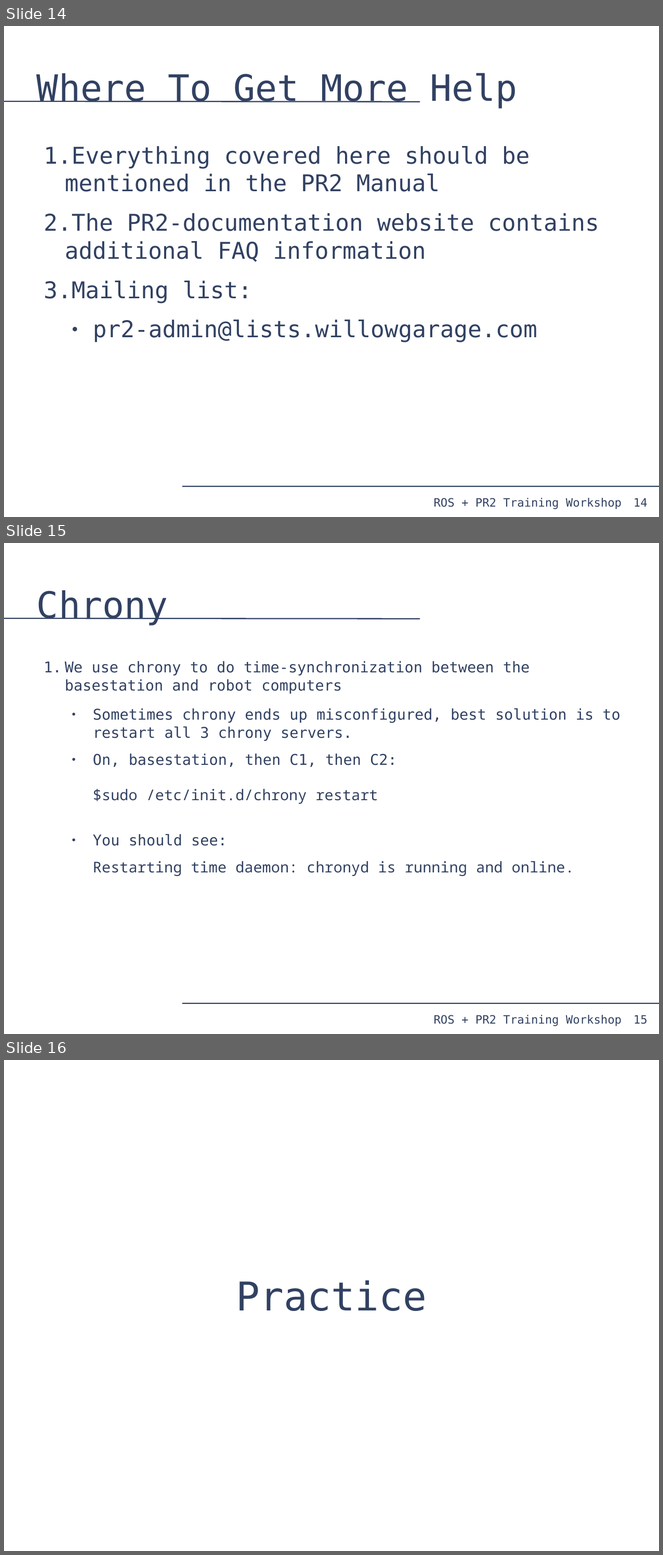
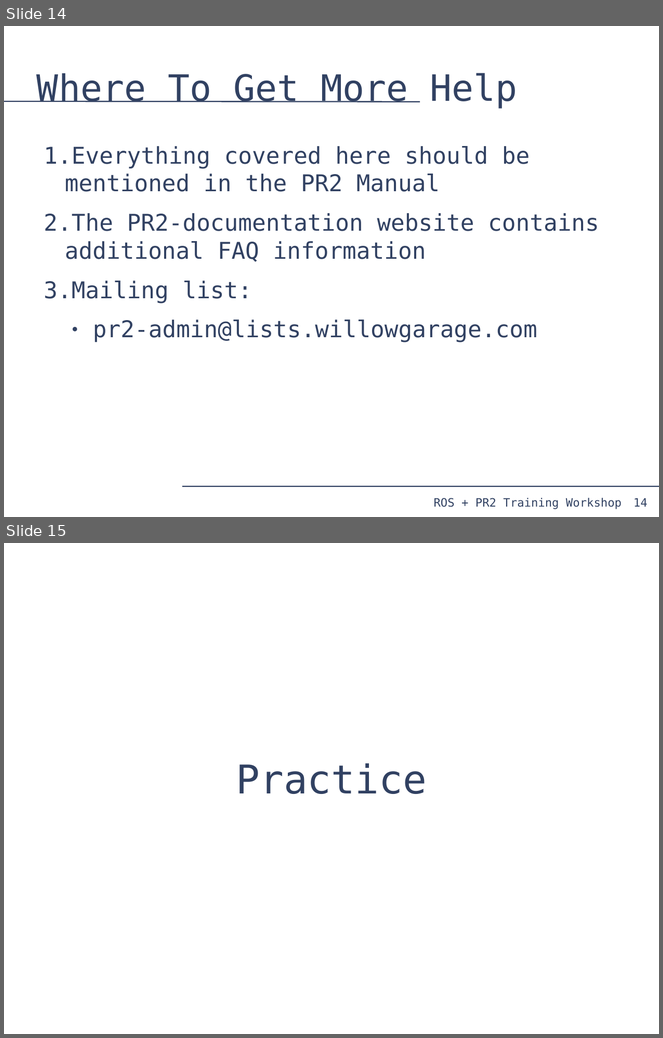
Before and after one commit to PR2/pr2_docs, a slide deck: pr2_training_workshop/installing_base_station/basestation.odp. Shown one above the other, each under a label of ours: slides 14, 15 and 16 before the commit, slides 14 and 15 after it. The pictures are 663x1555 and 663x1038 pixels, drawn with LibreOffice and Linux fonts; fonts in the diff are those of the drawing. Boxes give left, top, right and bottom in pixels: in the first picture for what was removed or moved away, otherwise in the second. Text is boxed around its words. In the diff, an @@ line names an element or a change of style, - is before the commit and + after.

```diff
--- a/pr2_training_workshop/installing_base_station/basestation.odp
+++ b/pr2_training_workshop/installing_base_station/basestation.odp
@@ slide 15 removed at <box>4,543,659,1034</box>, background #FFFFFF; not listed: 4 template elements that a slide beside it also shows @@
@@ title removed at <box>37,590,168,626</box> @@
-Chrony
@@ text removed at <box>65,661,620,876</box> @@
-1. We use chrony to do time-synchronization between the basestation and robot computers
-  ● Sometimes chrony ends up misconfigured, best solution is to restart all 3 chrony servers.
-  ● On, basestation, then C1, then C2:
-    $sudo /etc/init.d/chrony restart
-  ● You should see:
-  Restarting time daemon: chronyd is running and online.
@@ what was slide 16 is now slide 15 @@
```
Also in this commit, not shown: 1 other file.
